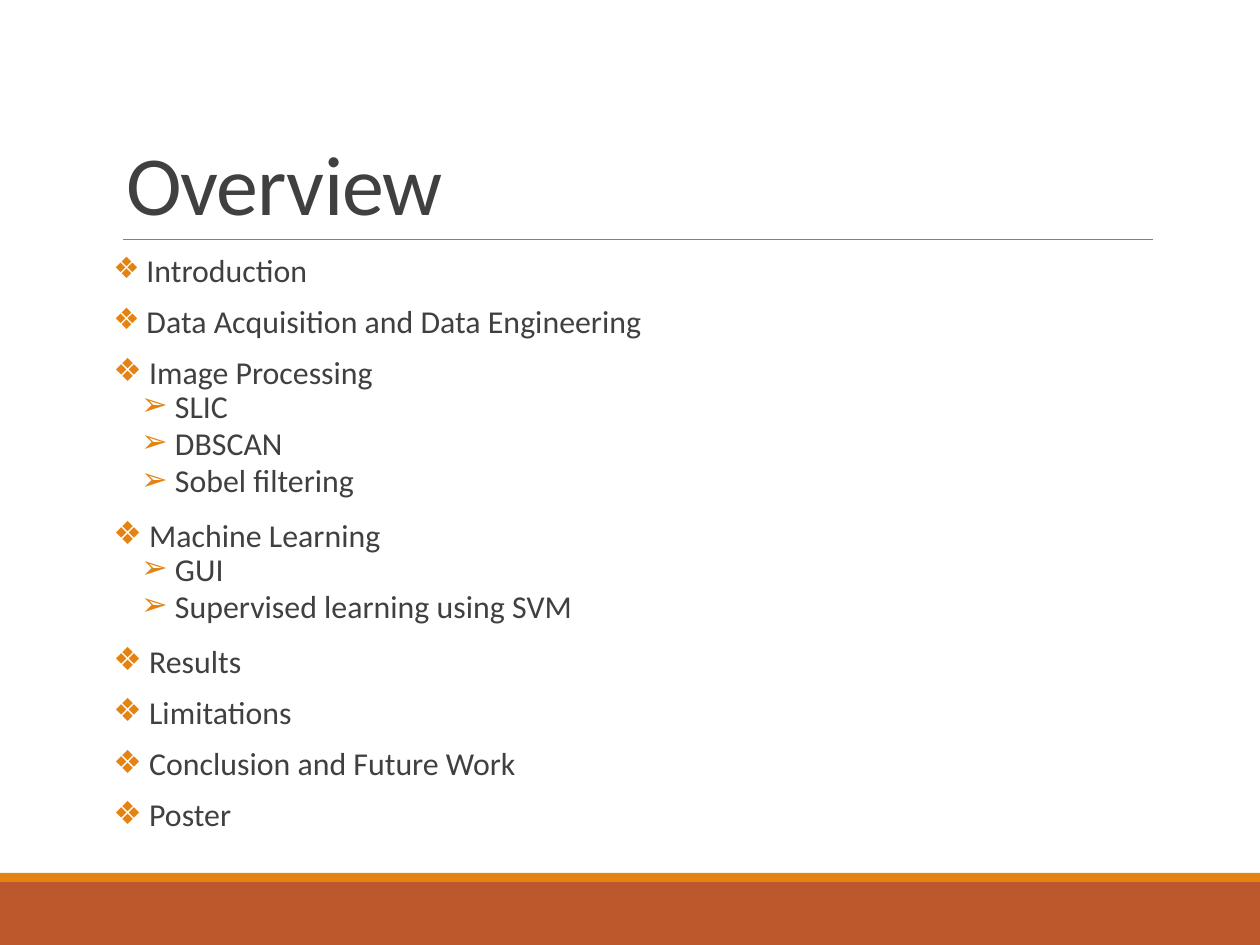
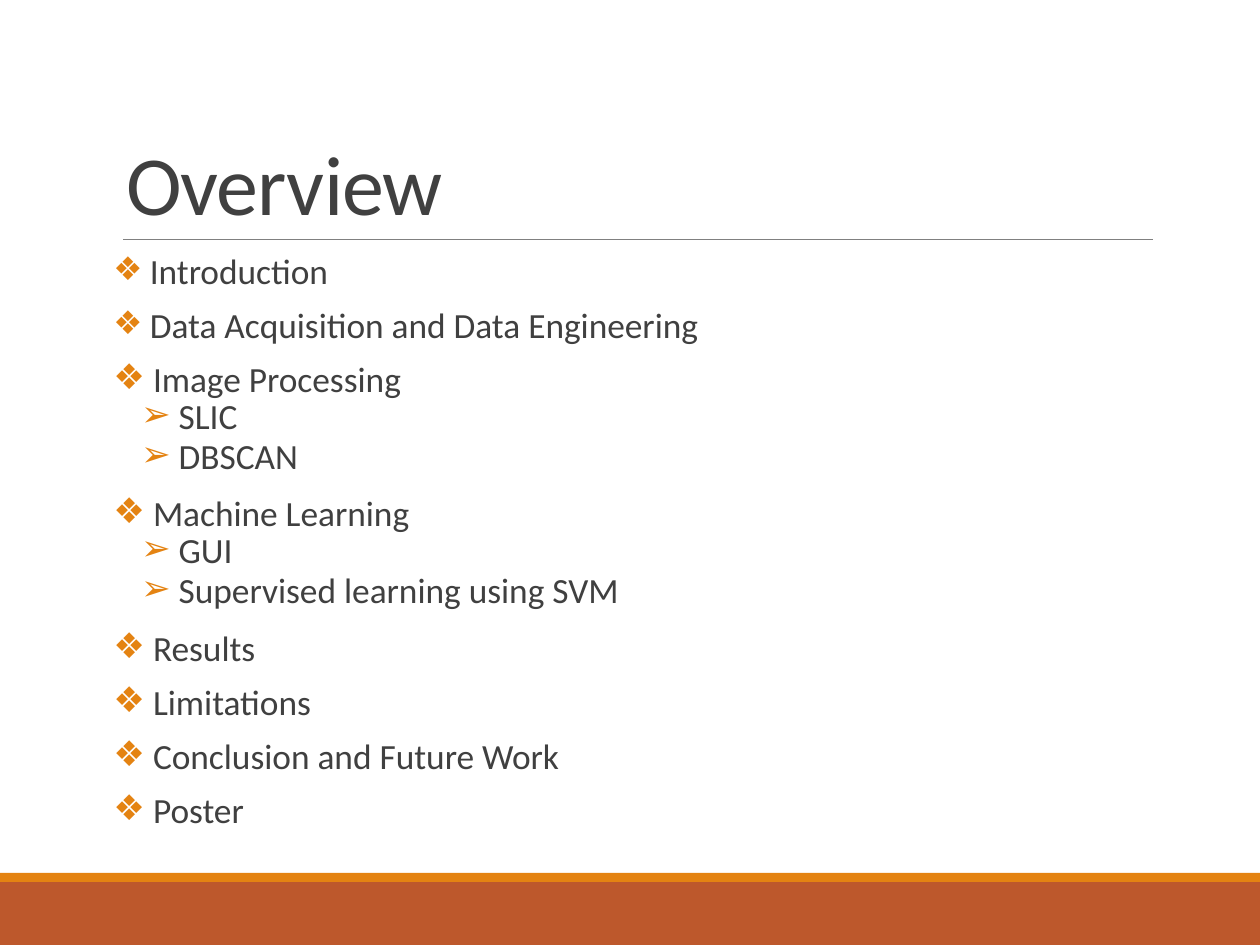
Before and after one commit to somyamohanty/Pixel_Dawgs, a slide deck: slide 2 of Documents/Final Presentation.pptx. Drawn at 1260x945 pixels with LibreOffice and Linux fonts; fonts in the diff are those of the drawing. Boxes give left, top, right and bottom in pixels: in the first picture for what was removed or moved away, otherwise in the second. Text is boxed around its words. In the diff, an @@ line names an element or a change of style, - is before the commit and + after.

```diff
--- a/Documents/Final Presentation.pptx
+++ b/Documents/Final Presentation.pptx
@@ text "Introduction" at (150,259,698,824): size 18.2 to 20.1 pt @@
@@ text at (175,470,353,498): paragraph removed @@
-  ➢ Sobel filtering
```
Also in this commit, not shown: 6 other slides changed, 1 slide added.
